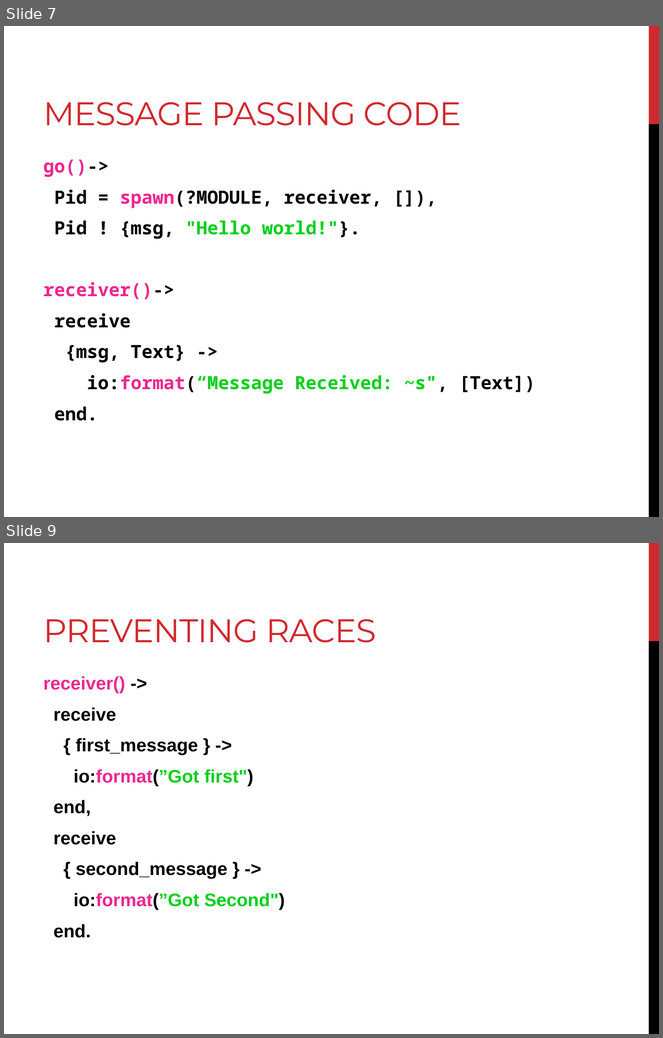
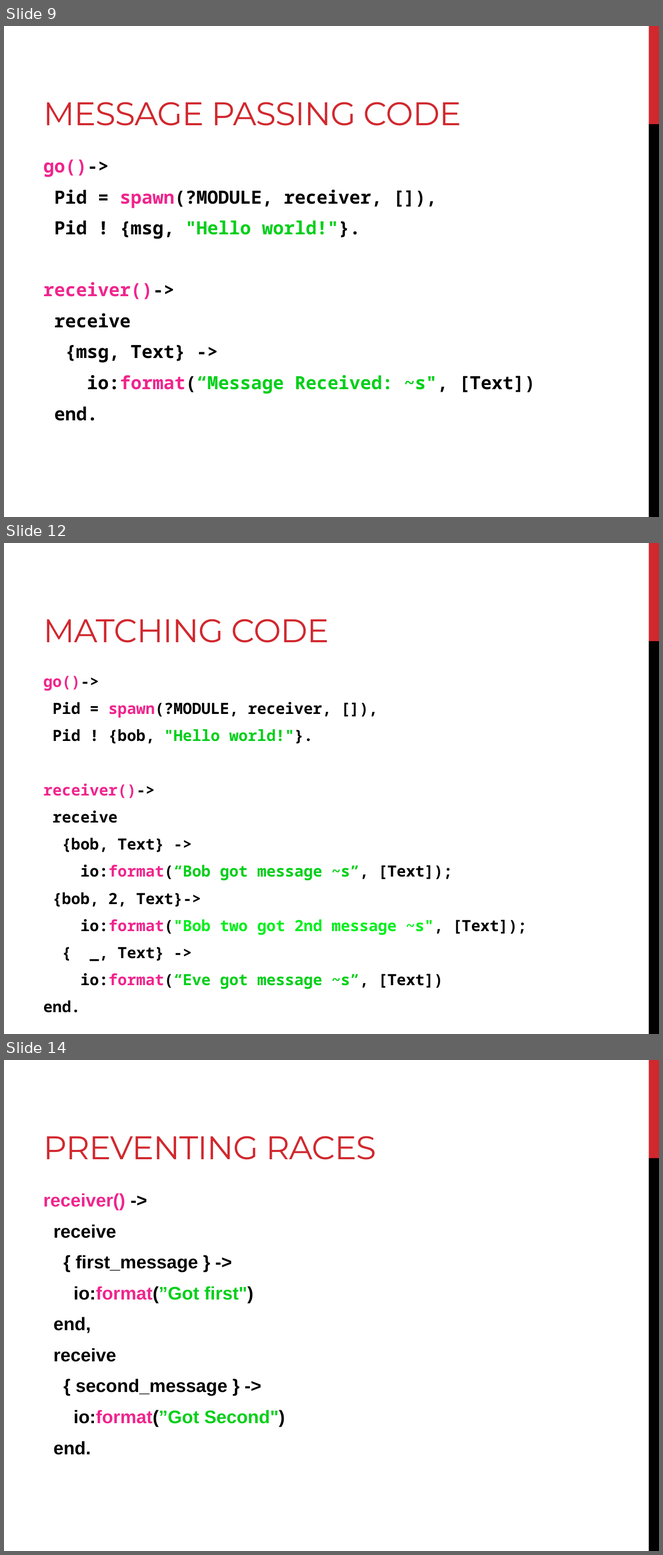
Before and after one commit to Matt8109/mcp_erlang, a slide deck: Presentation.pptx. Shown one above the other, each under a label of ours: slides 7 and 9 before the commit, slides 9, 12 and 14 after it; the slides between them are not shown. The pictures are 663x1038 and 663x1555 pixels, drawn with LibreOffice and Linux fonts; fonts in the diff are those of the drawing. Boxes give left, top, right and bottom in pixels: in the first picture for what was removed or moved away, otherwise in the second. Text is boxed around its words. In the diff, an @@ line names an element or a change of style, - is before the commit and + after.

```diff
--- a/Presentation.pptx
+++ b/Presentation.pptx
@@ slide 12 added at (4,543,659,1034), background #FFFFFF; not listed: 2 template elements that a slide beside it also shows @@
@@ title added at (44,619,329,643), 36 pt, text #D1282E @@
+MATCHING CODE
@@ text added at (44,676,527,990), 17 pt, text #000000, bold @@
+go()->
+Pid = spawn(?MODULE, receiver, []),
+Pid ! {bob, "Hello world!"}.
+receiver()->
+receive
+{bob, Text} ->
+io:format(“Bob got message ~s”, [Text]);
+{bob, 2, Text}->
+io:format("Bob two got 2nd message ~s", [Text]);
+{ _, Text} ->
+io:format(“Eve got message ~s”, [Text])
+end.
@@ what was slide 7 is now slide 9 @@
@@ what was slide 9 is now slide 14 @@
```
Also in this commit, not shown: 2 slides changed, 6 other slides added, 1 other file.
